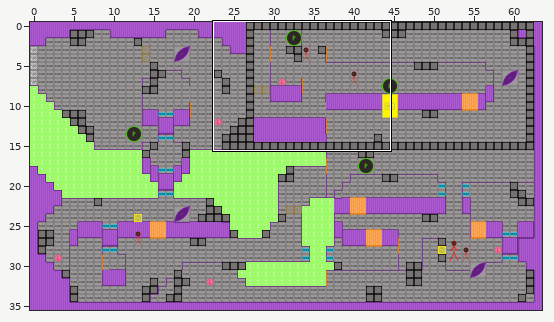
Two states of a Tiled map (JSON), assets/data/level1_greyboxing.tmj. Above: a wide view before the commit, with the close-up outlined.
Close-up. Earlier state:
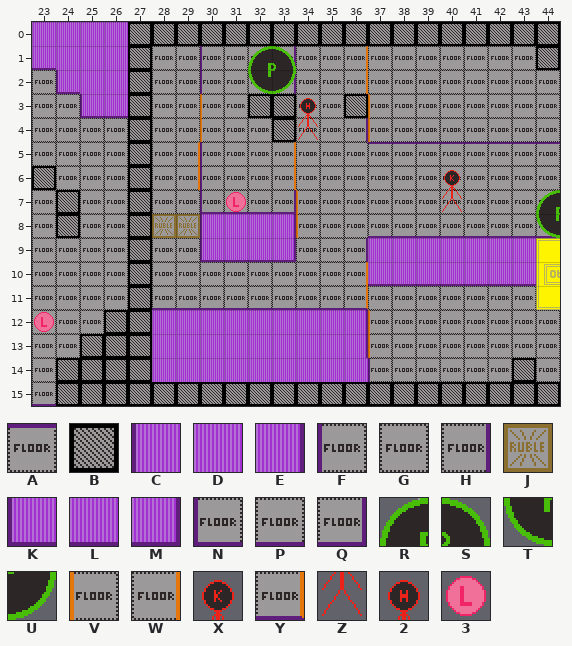
Cells are 24x24 px. Shown: x 23..44, y 0..15. The commit also changed other parts of the map, which this record leaves out.
Key: from "hive_DESI_GreyboxingTileset_23": A 5, B 7, C 10, D 11, E 12, F 14, G 15, H 16, J 17, K 20, L 21, M 22, N 24, P 25, Q 26, R 28, S 29, T 38, U 39, V 43, W 45, X 48, Y 55, Z 58, 2 59, 3 85.
_ is an empty cell, # one hidden under a higher layer.
Layers that did not change in this view are not listed.
Layer "Background 1" before, first column x 23:
 5 GGGG__________
 6 #GGG__________
 7 G#GG__________
 8 G#GG__________
 9 GGGG__________
10 GGGG__________
11 GGGG__________
12 GGG#__________
13 GG##__________
14 G####DDDDDDDDD
15 P#############
Layer "Non-Interactables 1" before, first column x 23:
 7 _B_______
 8 _B_______
 9 _________
10 _________
11 _________
12 ___B_____
13 __BB_____
14 _BBB_____
15 _BBB_____
Layer "Background 2" before, first column x 23:
 0 ______________________
 1 ______________GGGGGGG#
 2 ______________GGGGGGGG
 3 ______________#GGGGGGG
 4 ______________#GGGGGGG
 5 ______________________
 6 ______________________
 7 ______________________
 8 ______________________
 9 ______________DDDDDDD#
10 ______________LLLLLLL#
11 ______________GGGGGGG#
12 ____#DDDDDDDDE#GGGGGGG
13 ____#DDDDDDDDE#GGGGGGG
14 ______________FGGGGG#G
15 ______________########
Layer "Background 3" before, first column x 23:
 0 ______________________
 1 _____GG____GG#________
 2 ____#GG____GG#________
 3 ____#GG____GG#________
 4 ____#GG____GGH________
 5 ____#G#____GGGAAAAAAAA
 6 ____#G#____GGGGGGGGGGG
 7 ____#GG____#GGGGGGGGGG
 8 ____###CDDE#GGPPPPPPPP
 9 ____#GGKLLMGGH________
10 ____#GGGGGGGG#________
11 ____#PPPPPPPP#________
12 ______________________
13 ______________________
14 ______________________
15 ______________________
Layer "Interactables 3" before, first column x 23:
 0 ______________________
 1 _____________W________
 2 _____________W________
 3 ___________2__________
 4 ___________Z__________
 5 ______W_______________
 6 ______W__________X____
 7 ___________V_____Z___R
 8 _____JJ____V_________T
 9 ______________________
10 _____________W________
11 _____________Y________
12 3_____________________
13 ______________________
14 ______________________
15 ______________________
Layer "Background 4" before, first column x 23:
 0 ______________________
 1 _______FGGH___________
 2 _______FGGH___________
 3 _______#G##___________
 4 _______#GG#___________
 5 _______FGG#___________
 6 _______FGG#___________
 7 _______NPPQ___________
 8 ______________________
 9 ______________________
10 ______________________
11 ______________________
12 ______________________
13 ______________________
14 ______________________
Layer "Interactables 4" before, first column x 23:
 0 ______________________
 1 _________RS___________
 2 _________TU___________
 3 _______V______________
 4 _______V______________
 5 __________W___________
 6 __________W___________
 7 ________3_____________
 8 ______________________
 9 ______________________
10 ______________________
11 ______________________
12 ______________________
13 ______________________
14 ______________________
Layer "Block" before, first column x 23:
 0 ____BBBBBBBBBBBBBBBBBB
 1 ____B_________________
 2 ____B_________________
 3 ____B_________________
 4 ____B_________________
 5 ____B_________________
 6 ____B_________________
 7 ____B_________________
 8 ____B_________________
 9 ____B_________________
10 ____B_________________
11 ____B_________________
12 ____B_________________
13 ____B_________________
14 ____B_________________
15 ____BBBBBBBBBBBBBBBBBB
The same view after the edit:
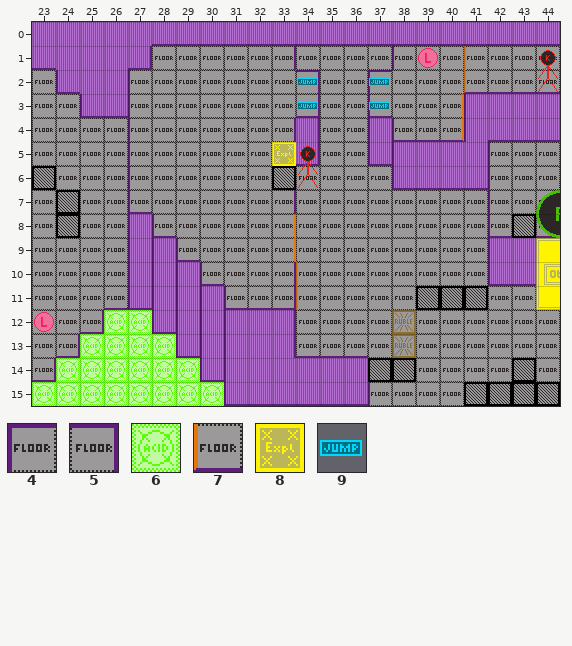
Further tiles: from "hive_DESI_GreyboxingTileset_23": 4 4, 5 6, 6 27, 7 53, 8 77, 9 86.
Diff:
Layer "Background 1":
y 10: x 27 _ -> C
y 11: x 26..28 G__ -> PKC
y 12: x 25..29 G#___ -> Q66KC
y 13: x 24..30 G##____ -> Q6666KC
y 14: x 23..31 G####DDDD -> Q666666KC
y 15: x 23..31 P######## -> 66666666K
Layer "Non-Interactables 1":
y 12: x 26 B -> _
y 13: x 25..26 BB -> __
y 14..15: x 24..26 BBB -> ___
Layer "Background 2":
y 1: x 36 _ -> G; x 38..39 GG -> __; x 41 G -> _
y 2: x 36..37 _G -> G_; x 41..44 GGGG -> ____
y 3: x 36 _ -> G; x 40..44 GGGGG -> _____
y 4: x 34 _ -> E; x 36..44 _#GGGGGGG -> GC_______
y 5: x 34 _ -> M; x 37..41 _____ -> KCDDD
y 6: x 34 _ -> G; x 38..41 ____ -> KLLL
y 7: x 34 _ -> G; x 40 _ -> G
y 8: x 27 _ -> C; x 34 _ -> G; x 37..41 _____ -> GGGGG
y 9: x 27..28 __ -> CC; x 36..42 _DDDDDD -> GGGGGGC
y 10: x 28..29 __ -> CC; x 36..42 _LLLLLL -> GGGGGGK
y 11: x 29..30 __ -> CC; x 35..36 __ -> GG
y 12: x 27..31 #DDDD -> ___CC; x 33..36 DDDE -> EGGG
y 13: x 27..31 #DDDD -> ____C; x 33..36 DDDE -> EPPP
Layer "Non-Interactables 2":
y 1: x 44 B -> _
y 11: x 39..41 ___ -> BBB
y 14: x 37..38 __ -> BB
Layer "Interactables 2":
y 3: x 37 V -> _
y 4: x 34 # -> _; x 37 V -> _
y 5: x 34 _ -> X
y 6: x 34 _ -> Z
y 10..11: x 34 _ -> V
y 12..13: x 37..38 V_ -> _J
Layer "Background 3":
y 1: x 30 _ -> G; x 32..33 __ -> GH; x 36 # -> _; x 38..39 __ -> FG
y 2: x 30 _ -> G; x 32..34 __G -> GG5; x 36..37 #_ -> _4
y 3: x 30 _ -> G; x 32..34 __G -> GGQ; x 36..37 #_ -> _N; x 41..44 ____ -> CDDD
y 4: x 30 _ -> G; x 33..34 _G -> H_; x 36 H -> _; x 38..39 __ -> NP; x 41..44 ____ -> CLLL
y 5: x 30 _ -> G; x 34 G -> _; x 37..44 AAAAAAAA -> _____FGG
y 6: x 30 _ -> G; x 34 G -> _; x 38..42 GGGGG -> ____F
y 7: x 27 # -> N; x 30..34 ____# -> GGGH_; x 40 G -> _; x 42 G -> F
y 8: x 27..28 ## -> _N; x 30..34 CDDE# -> GGG#_; x 37..42 PPPPPP -> _____N
y 9: x 27..33 #GGKLLM -> __NGGG#; x 36 H -> _
y 10: x 27..30 #GGG -> ___N; x 33..34 GG -> H_; x 36 # -> _
y 11: x 27..31 #PPPP -> ____N; x 33..36 PPP# -> Q___
Layer "Non-Interactables 3":
y 3: x 36 B -> _
y 6: x 33 _ -> B
y 7: x 27 # -> _
y 8: x 43 _ -> B
Layer "Interactables 3":
y 1: x 36 W -> _; x 39 _ -> 3
y 2: x 36 W -> _
y 3: x 34 2 -> _; x 40 _ -> W
y 4: x 34 Z -> _; x 40 _ -> Y
y 5: x 29 W -> _; x 33 _ -> 8
y 6: x 29 W -> _; x 40 X -> _
y 7: x 34 V -> _; x 40 Z -> _
y 8: x 28..29 JJ -> __; x 33..34 _V -> W_
y 9: x 33 _ -> W
y 10: x 36 W -> _
y 11: x 36 Y -> _
Layer "Invisibles 3":
y 2..3: x 34 _ -> 9; x 37 _ -> 9
Layer "Background 4":
y 1: x 30 F -> _; x 32..33 GH -> __; x 44 _ -> G
y 2: x 30 F -> _; x 32..33 GH -> __; x 42..44 ___ -> PPP
y 3: x 30 # -> _; x 32..33 ## -> __
y 4: x 30 # -> _; x 33 # -> _
y 5..6: x 30 F -> _; x 33 # -> _
y 7: x 30..33 NPPQ -> ____
Layer "Non-Interactables 4":
y 3: x 32..33 BB -> __
y 4: x 33 B -> _
Layer "Interactables 4":
y 1: x 32..33 RS -> __; x 41 _ -> V; x 44 _ -> X
y 2: x 32..33 TU -> __; x 41 _ -> 7; x 44 _ -> Z
y 3..4: x 30 V -> _
y 5..6: x 33 W -> _
y 7: x 31 3 -> _
Layer "Block" (removed):
y 0: x 27..44 BBBBBBBBBBBBBBBBBB -> __________________
y 1..14: x 27 B -> _
y 15: x 27..40 BBBBBBBBBBBBBB -> ______________
Boxes around the changes in both close-ups, in picture pixels (x1, y1, x2, y2):
changed: (32, 22, 560, 406)
